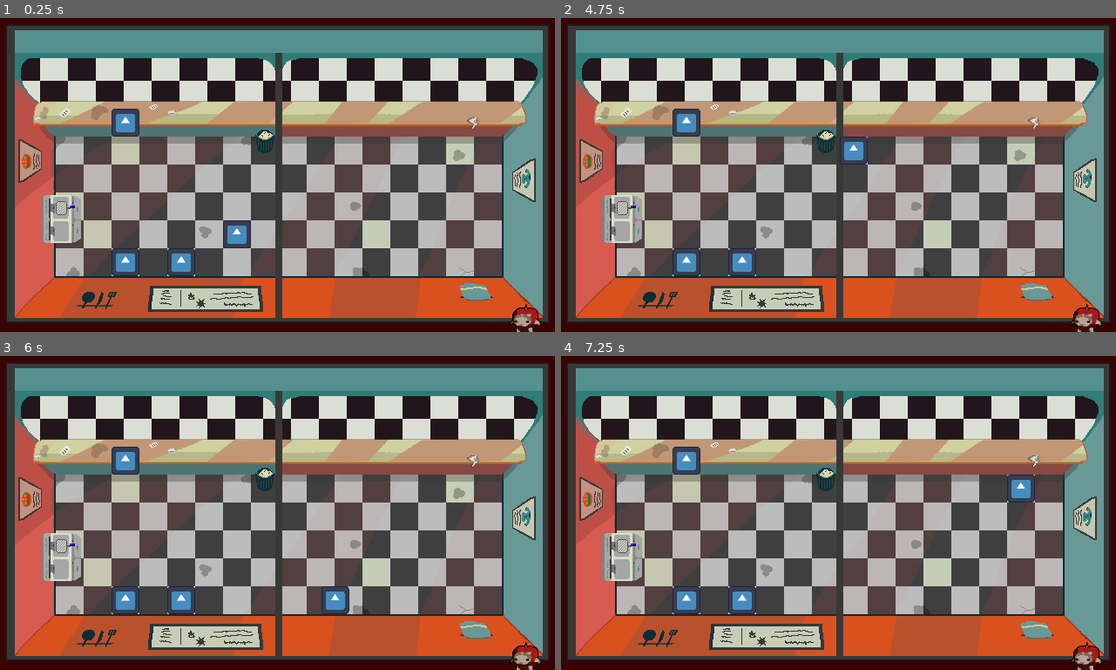
Above: before the commit, frames 1-4 (two rows, left to right).
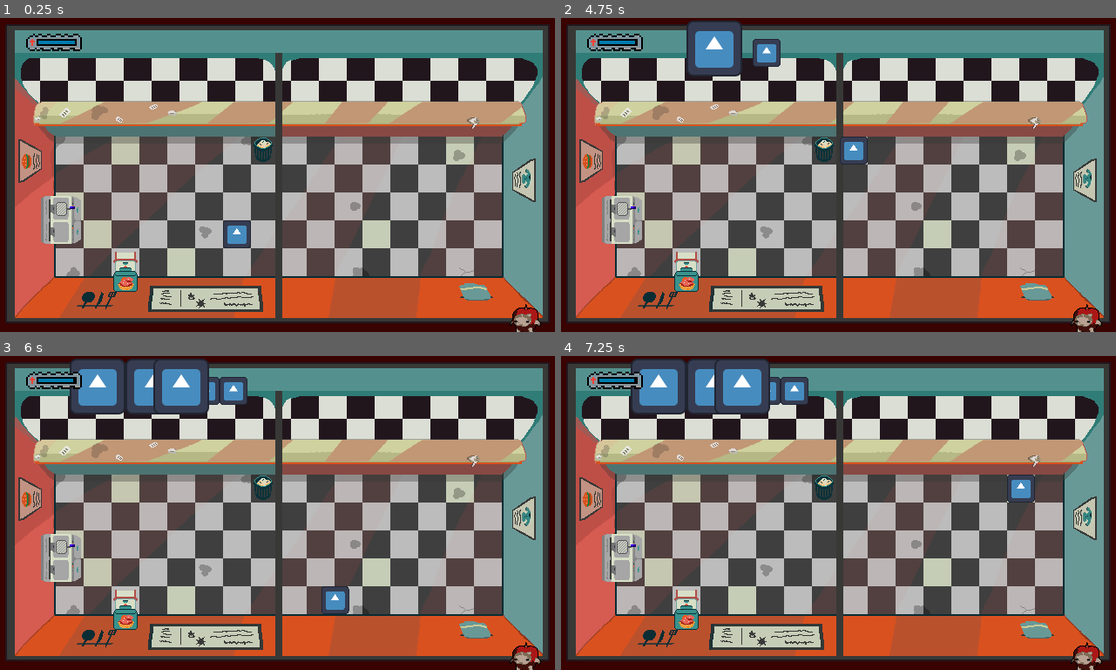
Above: after the commit, the same moments.

Repository: ElJulioGG/GHOST-GAME
Game: Godot game, scene res://scenes/test.tscn
Two runs of this game, one before a commit and one after it. Both use one fixed random seed, a clock stepped at 60 frames per second and the inputs below. Before the commit the project has no main scene; this scene is started directly in both runs. The engine's default icon, where the game draws it, is replaced by a stand-in: a white triangle on a blue panel in a dark square.
Inputs:
- Up to frame 1 (0.25 s): no input
- Up to frame 2 (4.75 s): tap Enter at 0.5, 2.75 s; hold Right (move_right) 0.53-1.28 s; tap E (interaction) every 0.75 s from 0.6 to 4.35 s; hold Down (move_down) 1.28-2.03 s; tap Space at 2 s; hold Right (move_right) 2.03-2.78 s; hold Up (move_up) 2.78-3.53 s; hold Left (move_left) from 3.53 s (still down)
- Up to frame 3 (6 s): release Left (move_left) at 5.03 s; hold Down (move_down) 5.03-5.78 s; tap E (interaction) at 5.1, 5.85 s; hold Right (move_right) from 5.78 s (still down)
- Up to frame 4 (7.25 s): release Right (move_right) at 6.53 s; hold Up (move_up) from 6.53 s (still down); tap E (interaction) at 6.6 s

The runs differ from the first frame. In frame 1, 2.5% of the frame differs, in the area x 4-50%, y 5-88%; in frame 2, 4.6%; in frame 3, 7.2%, in the area x 4-50%, y 0-88%; in frame 4, 7.2%.

Commit message:
tengo llamda ahorita, suerte!

Diff:
--- a/ghostgame/project.godot
+++ b/ghostgame/project.godot
@@ -11,6 +11,7 @@
 [application]
 
 config/name="GhostGame"
+run/main_scene="uid://vhwknpbt6o5u"
 config/features=PackedStringArray("4.4", "Mobile")
 config/icon="res://icon.svg"
 
--- a/ghostgame/scenes/interactables/burgertory/burger_stand_extension.gd
+++ b/ghostgame/scenes/interactables/burgertory/burger_stand_extension.gd
@@ -15,7 +15,6 @@
 	self.add_child(newMinigame)
 	_minigameRef = newMinigame
 	_minigameRef._interactableParent = self
-	_minigameRef.global_position = Vector2(144,280)
 
 func _burger_minigame_over(value : int)-> void:
 
--- a/ghostgame/scenes/interactables/burgertory/fryer.tscn
+++ b/ghostgame/scenes/interactables/burgertory/fryer.tscn
@@ -6,6 +6,7 @@
 [ext_resource type="Texture2D" uid="uid://crvv7itvsogrb" path="res://Assets/burgatorio-borrador/Ani CoKcion/fotograma0001.png" id="3_ejhbg"]
 [ext_resource type="Texture2D" uid="uid://cmk0egpm0gvay" path="res://Assets/burgatorio-borrador/Ani CoKcion/fotograma0002.png" id="4_hathm"]
 [ext_resource type="Texture2D" uid="uid://cde5hhi7qvjb2" path="res://Assets/burgatorio-borrador/Ani CoKcion/fotograma0003.png" id="5_5mn2y"]
+[ext_resource type="AudioStream" uid="uid://cutnhk56pkw8o" path="res://Assets/sound/freicion papas.ogg" id="7_ejhbg"]
 
 [sub_resource type="RectangleShape2D" id="RectangleShape2D_i8ya4"]
 size = Vector2(30, 60)
@@ -75,6 +76,10 @@
 wait_time = 2.0
 one_shot = true
 
+[node name="AudioStreamPlayer" type="AudioStreamPlayer" parent="."]
+stream = ExtResource("7_ejhbg")
+volume_db = -20.0
+
 [connection signal="body_entered" from="." to="." method="_on_body_entered"]
 [connection signal="body_exited" from="." to="." method="_on_body_exited"]
 [connection signal="timeout" from="FryerTimer" to="." method="_on_fryer_timer_timeout"]
--- a/ghostgame/scenes/interactables/burgertory/fryer_extension.gd
+++ b/ghostgame/scenes/interactables/burgertory/fryer_extension.gd
@@ -3,12 +3,14 @@
 @export_category("Fryer")
 @export var _fryTimer : Timer
 @export var _burnTimer : Timer
+@export var _ASP : AudioStreamPlayer
 
 @export var _onTime : bool = false
 
 func _start_frying() -> void:
 	_animSprite.play("frying")
 	_fryTimer.start()
+	_ASP.play()
 	# instantiate progress bar, give it same time as fry timer
 
 func _on_fryer_timer_timeout() -> void:
--- a/ghostgame/scenes/interactables/burgertory/icecream_machine.tscn
+++ b/ghostgame/scenes/interactables/burgertory/icecream_machine.tscn
@@ -1,8 +1,8 @@
 [gd_scene load_steps=6 format=3 uid="uid://ddigs7cuc7snn"]
 
 [ext_resource type="Script" uid="uid://o0g2561np48k" path="res://scenes/interactables/burgertory/icecream_machine_extension.gd" id="1_hxouw"]
-[ext_resource type="Texture2D" uid="uid://c2vrxx51010m6" path="res://icon.svg" id="2_5tqog"]
 [ext_resource type="PackedScene" uid="uid://dmdr3rcdoig81" path="res://scenes/minigames/icecream_minigame.tscn" id="2_s3ahi"]
+[ext_resource type="Texture2D" uid="uid://dj4kw0jo8he2v" path="res://Assets/burgatorio-borrador/otros/Maquina helado.png" id="3_s3ahi"]
 
 [sub_resource type="RectangleShape2D" id="RectangleShape2D_i8ya4"]
 size = Vector2(30, 30)
@@ -11,7 +11,7 @@
 animations = [{
 "frames": [{
 "duration": 1.0,
-"texture": ExtResource("2_5tqog")
+"texture": ExtResource("3_s3ahi")
 }],
 "loop": true,
 "name": &"default",
@@ -29,7 +29,8 @@
 debug_color = Color(0.922405, 0.733445, 0.573057, 0.42)
 
 [node name="InteractableAnimsprite" type="AnimatedSprite2D" parent="."]
-scale = Vector2(0.25, 0.25)
+texture_filter = 1
+position = Vector2(0, 8)
 sprite_frames = SubResource("SpriteFrames_i8ya4")
 
 [connection signal="body_entered" from="." to="." method="_on_body_entered"]
--- a/ghostgame/scenes/interactables/burgertory/icecream_machine_extension.gd
+++ b/ghostgame/scenes/interactables/burgertory/icecream_machine_extension.gd
@@ -21,13 +21,13 @@
 
 	match value:
 		0:
-			print("nada pasa!")
+			print()
 		1:
-			print("minijuego bueno")
+			globalScript._currentPlayer._give_pickup_to_player("res://scenes/pickups/icecream_pickup.tscn")
 		2:
-			print("minijuego malo")
+			globalScript._currentPlayer._give_pickup_to_player("res://scenes/pickups/bad_icecream_pickup.tscn")
 
-	self.remove_child(_minigameRef)
+	self.remove_child.call_deferred(_minigameRef)
 	_minigameRef.queue_free()
 	globalScript._currentPlayer._canAct = true
 	_canInteract = true
--- a/ghostgame/scenes/interactables/reception_desk/reception_desk.tscn
+++ b/ghostgame/scenes/interactables/reception_desk/reception_desk.tscn
@@ -1,40 +1,29 @@
-[gd_scene load_steps=5 format=3 uid="uid://b0cviker8absv"]
+[gd_scene load_steps=6 format=3 uid="uid://b0cviker8absv"]
 
 [ext_resource type="Script" uid="uid://166dyqfudn56" path="res://scenes/interactables/reception_desk/reception_desk_extension.gd" id="1_26uhr"]
 [ext_resource type="Texture2D" uid="uid://c2vrxx51010m6" path="res://icon.svg" id="2_ahhna"]
+[ext_resource type="AudioStream" uid="uid://drv1cwpbl3idh" path="res://Assets/sound/orden_correcta.ogg" id="3_5oruf"]
+[ext_resource type="AudioStream" uid="uid://dwwl3pvvfov1q" path="res://Assets/sound/orden_mala_2.ogg" id="4_41khk"]
 
 [sub_resource type="RectangleShape2D" id="RectangleShape2D_i8ya4"]
 size = Vector2(30, 30)
 
-[sub_resource type="SpriteFrames" id="SpriteFrames_i8ya4"]
-animations = [{
-"frames": [{
-"duration": 1.0,
-"texture": ExtResource("2_ahhna")
-}],
-"loop": true,
-"name": &"default",
-"speed": 5.0
-}]
-
-[node name="ReceptionDesk" type="Area2D" node_paths=PackedStringArray("_orderTimer", "_idleTimer", "_hitbox", "_animSprite")]
+[node name="ReceptionDesk" type="Area2D" node_paths=PackedStringArray("_clientSprite", "_orderSprite", "_orderTimer", "_idleTimer", "_hitbox", "_animSprite")]
 collision_layer = 2
 script = ExtResource("1_26uhr")
+_clientSprite = NodePath("ClientSprite")
+_orderSprite = NodePath("OrderSprite")
 _orderTimer = NodePath("OrderTimer")
 _idleTimer = NodePath("IdleTimer")
 _possibleOrders = Array[String](["FRIES", "ICECREAM", "BURGER"])
 _orderWeights = Array[float]([50.0, 30.0, 20.0])
 _hitbox = NodePath("InteractableHitbox")
-_animSprite = NodePath("InteractableAnimsprite")
+_animSprite = NodePath("")
 
 [node name="InteractableHitbox" type="CollisionShape2D" parent="."]
 position = Vector2(0, 32)
 shape = SubResource("RectangleShape2D_i8ya4")
 debug_color = Color(0.834599, 0.00130627, 0.93523, 0.42)
-
-[node name="InteractableAnimsprite" type="AnimatedSprite2D" parent="."]
-scale = Vector2(0.25, 0.25)
-sprite_frames = SubResource("SpriteFrames_i8ya4")
 
 [node name="OrderTimer" type="Timer" parent="."]
 process_callback = 0
@@ -44,7 +33,22 @@
 [node name="IdleTimer" type="Timer" parent="."]
 wait_time = 5.0
 one_shot = true
-autostart = true
+
+[node name="ClientSprite" type="Sprite2D" parent="."]
+position = Vector2(0, -85)
+scale = Vector2(0.5, 0.5)
+texture = ExtResource("2_ahhna")
+
+[node name="OrderSprite" type="Sprite2D" parent="."]
+position = Vector2(60, -80)
+scale = Vector2(0.25, 0.25)
+texture = ExtResource("2_ahhna")
+
+[node name="Good" type="AudioStreamPlayer" parent="."]
+stream = ExtResource("3_5oruf")
+
+[node name="Bad" type="AudioStreamPlayer" parent="."]
+stream = ExtResource("4_41khk")
 
 [connection signal="body_entered" from="." to="." method="_on_body_entered"]
 [connection signal="body_exited" from="." to="." method="_on_body_exited"]
--- a/ghostgame/scenes/interactables/reception_desk/reception_desk_extension.gd
+++ b/ghostgame/scenes/interactables/reception_desk/reception_desk_extension.gd
@@ -1,14 +1,19 @@
 extends Interactable
 
 @export_category("Reception Desk")
+@export var _clientSprite : Sprite2D
+@export var _orderSprite : Sprite2D
+
 @export var _orderTimer : Timer
 @export var _idleTimer : Timer
 @export var _possibleOrders : Array[String]
 @export var _orderWeights : Array[float]
 var _desiredOrder : String
 
+@export var _ASP1 : AudioStreamPlayer
+@export var _ASP2 : AudioStreamPlayer
+
 func _on_idle_timer_timeout() -> void:
-	print("idle stopped, picking...")
 	_pick_new_order()
 	print(_desiredOrder)
 
@@ -24,7 +29,21 @@
 			# Activate interaction and the ordertimer
 			_canInteract = true
 			_orderTimer.start()
+
+			# picking sprite
+			var newSprite = load("res://icon.svg")
+			_clientSprite.texture = newSprite
+			_clientSprite.visible = true
+			_orderSprite.visible = true
+
 			return
+
+
+	# picking sprite
+	var newSprite = load("res://icon.svg")
+	_clientSprite.texture = newSprite
+	_clientSprite.visible = true
+	_orderSprite.visible = true
 
 	#failsafe
 	_desiredOrder = _possibleOrders[0]
@@ -33,21 +52,23 @@
 	return
 
 func _on_order_timer_timeout() -> void:
-	print("order missed")
 	_fail_order()
 
 func _fail_order() -> void:
 
-	# fail conditions go here
-	print("order failed! idling...")
+	globalScript._currentScene._pbar.value -= 5
 
+	_ASP2.play()
+
+	_idleTimer.wait_time = globalScript._globalRng.randf_range(3.0,15.0)
 	_canInteract = false
 	_idleTimer.start()
 
 func _succeed_order() -> void:
-	# fail conditions go here
-	print("order is good! idling...")
+	_ASP1.play()
+	globalScript._currentScene._pbar.value += 3
 
+	_idleTimer.wait_time = globalScript._globalRng.randf_range(3.0,15.0)
 	_canInteract = false
 	_idleTimer.start()
 
@@ -56,18 +77,29 @@
 	var offer : Pickup = globalScript._currentPlayer._recieve_pickup_from_player()
 
 	if offer == null:
-		print("nothing to offer...")
 		_canInteract = true
 		return
 	else:
 		_compare_offering(offer)
 
 func _compare_offering(offer : Pickup):
+
+	_clientSprite.visible = false
+	_orderSprite.visible = false
+
 	if offer._pickupName == _desiredOrder:
 		_succeed_order()
 	else:
 		_fail_order()
 
 func _ready() -> void:
+
+	_clientSprite.visible = false
+	_orderSprite.visible = false
+
+	_idleTimer.wait_time = globalScript._globalRng.randf_range(3.0,10.0)
+
+	_idleTimer.start()
+
 	_canInteract = false
 	_whenInteracted = _interact_with_client
--- a/ghostgame/scenes/interactables/trashcan/trashcan.tscn
+++ b/ghostgame/scenes/interactables/trashcan/trashcan.tscn
@@ -33,7 +33,7 @@
 
 [node name="InteractableAnimsprite" type="AnimatedSprite2D" parent="."]
 texture_filter = 1
-position = Vector2(-11, 0)
+position = Vector2(-1, 2)
 rotation = -1.5708
 sprite_frames = SubResource("SpriteFrames_rv8qf")
 
--- /dev/null
+++ b/ghostgame/scenes/level_script.gd
@@ -0,0 +1,12 @@
+extends Node2D
+
+@export var _pbar : TextureProgressBar
+
+func _physics_process(delta: float) -> void:
+	_pbar.value -= 0.02
+
+	if _pbar.value <= 0:
+
+		print("game over!")
+
+		self.process_mode = Node.PROCESS_MODE_DISABLED
--- a/ghostgame/scenes/minigames/burger_mingame.tscn
+++ b/ghostgame/scenes/minigames/burger_mingame.tscn
@@ -16,26 +16,21 @@
 _tomButton = NodePath("Tomate")
 _quesButton = NodePath("Queso")
 
-[node name="Panel" type="Panel" parent="."]
+[node name="CanvasLayer" type="CanvasLayer" parent="."]
+
+[node name="Panel" type="Panel" parent="CanvasLayer"]
 offset_left = -10.0
 offset_top = -10.0
 offset_right = 849.0
 offset_bottom = 489.0
 
-[node name="Panel2" type="Panel" parent="Panel"]
+[node name="Panel2" type="Panel" parent="CanvasLayer/Panel"]
 layout_mode = 0
 offset_left = 110.0
 offset_top = 60.0
 offset_right = 526.0
 offset_bottom = 316.0
 theme_override_styles/panel = SubResource("StyleBoxFlat_ji5cu")
-
-[node name="QuemadoTimer" type="Timer" parent="."]
-wait_time = 18.0
-one_shot = true
-
-[node name="CocidoTimer" type="Timer" parent="."]
-wait_time = 12.0
 
 [node name="CookButton" type="Button" parent="."]
 offset_left = 255.0
@@ -91,8 +86,13 @@
 offset_right = 8.0
 offset_bottom = 8.0
 
-[connection signal="timeout" from="QuemadoTimer" to="." method="_on_quemado_timer_timeout"]
-[connection signal="timeout" from="CocidoTimer" to="." method="_on_cocido_timer_timeout"]
+[node name="CocidoTimer" type="Timer" parent="."]
+wait_time = 12.0
+
+[node name="QuemadoTimer" type="Timer" parent="."]
+wait_time = 18.0
+one_shot = true
+
 [connection signal="toggled" from="CookButton" to="." method="_on_burguer_button_toggled"]
 [connection signal="pressed" from="XButton" to="." method="_on_x_button_pressed"]
 [connection signal="pressed" from="Lechuga" to="." method="_on_lechuga_pressed"]
@@ -101,3 +101,5 @@
 [connection signal="pressed" from="Tomate" to="." method="_on_tomate_pressed"]
 [connection signal="pressed" from="Mandar" to="." method="_on_mandar_pressed"]
 [connection signal="pressed" from="Reset" to="." method="_on_reset_pressed"]
+[connection signal="timeout" from="CocidoTimer" to="." method="_on_cocido_timer_timeout"]
+[connection signal="timeout" from="QuemadoTimer" to="." method="_on_quemado_timer_timeout"]
--- a/ghostgame/scenes/minigames/burger_minigame_script.gd
+++ b/ghostgame/scenes/minigames/burger_minigame_script.gd
@@ -35,10 +35,7 @@
 	_cookButton.disabled = true
 
 func _on_x_button_pressed() -> void:
-	lista = ingredientes.duplicate()
-	lista.shuffle()
-	print("Lista mandada")
-	print(lista)
+	_interactableParent._burger_minigame_over(0)
 
 func _on_lechuga_pressed() -> void:
 	ordenar.append("lechuga") # Replace with function body.
--- a/ghostgame/scenes/minigames/icecream_minigame.tscn
+++ b/ghostgame/scenes/minigames/icecream_minigame.tscn
@@ -5,7 +5,7 @@
 [sub_resource type="StyleBoxFlat" id="StyleBoxFlat_gnnud"]
 bg_color = Color(0, 0, 0, 1)
 
-[node name="PrimitiveMinigame" type="Node2D" node_paths=PackedStringArray("_excededTimer", "_completedTimer", "_closeButton", "_fillButton")]
+[node name="IceCreamMinigame" type="Node2D" node_paths=PackedStringArray("_excededTimer", "_completedTimer", "_closeButton", "_fillButton")]
 script = ExtResource("1_dq53i")
 _excededTimer = NodePath("ExcededTimer")
 _completedTimer = NodePath("CompletedTimer")
@@ -45,7 +45,7 @@
 text = "Helado"
 
 [node name="ExcededTimer" type="Timer" parent="."]
-wait_time = 2.0
+wait_time = 0.4
 one_shot = true
 
 [node name="CompletedTimer" type="Timer" parent="."]
--- a/ghostgame/scenes/minigames/icecream_minigame_script.gd
+++ b/ghostgame/scenes/minigames/icecream_minigame_script.gd
@@ -10,7 +10,6 @@
 var _interactableParent : Interactable = null
 
 func _on_fill_button_button_down() -> void:
-	print("inicio de helado")
 	_completedTimer.start()
 
 func _on_fill_button_button_up() -> void:
@@ -25,7 +24,6 @@
 	_check_status()
 
 func _check_status() -> void:
-	print("fin de helado")
 	_completedTimer.stop()
 	_excededTimer.stop()
 	_fillButton.disabled = true
--- /dev/null
+++ b/ghostgame/scenes/pickups/bad_icecream_pickup.tscn
@@ -0,0 +1,10 @@
+[gd_scene load_steps=3 format=3 uid="uid://cn7ci4a7qbi6a"]
+
+[ext_resource type="Texture2D" uid="uid://dpotst12o510p" path="res://Assets/burgatorio-borrador/Helado sprite (malo).png" id="1_db1j1"]
+[ext_resource type="Script" uid="uid://dj0o4cr5x0je4" path="res://scenes/pickups/pickup_script.gd" id="1_oms4m"]
+
+[node name="BadIcecreamPickup" type="Sprite2D"]
+texture_filter = 1
+texture = ExtResource("1_db1j1")
+script = ExtResource("1_oms4m")
+_pickupName = "SHIT"
--- /dev/null
+++ b/ghostgame/scenes/pickups/icecream_pickup.tscn
@@ -0,0 +1,10 @@
+[gd_scene load_steps=3 format=3 uid="uid://dxlj1f0bt10yy"]
+
+[ext_resource type="Texture2D" uid="uid://ldrkp2yjhxfm" path="res://Assets/burgatorio-borrador/Helado sprite.png" id="1_gl1vn"]
+[ext_resource type="Script" uid="uid://dj0o4cr5x0je4" path="res://scenes/pickups/pickup_script.gd" id="1_vw3uf"]
+
+[node name="IceCreamPickup" type="Sprite2D"]
+texture_filter = 1
+texture = ExtResource("1_gl1vn")
+script = ExtResource("1_vw3uf")
+_pickupName = "ICECREAM"
--- a/ghostgame/scenes/pickups/pickup.tscn
+++ b/ghostgame/scenes/pickups/pickup.tscn
@@ -3,4 +3,5 @@
 [ext_resource type="Script" uid="uid://dj0o4cr5x0je4" path="res://scenes/pickups/pickup_script.gd" id="1_p3l0o"]
 
 [node name="Pickup" type="Sprite2D"]
+texture_filter = 1
 script = ExtResource("1_p3l0o")
--- a/ghostgame/scenes/test.tscn
+++ b/ghostgame/scenes/test.tscn
@@ -1,12 +1,15 @@
-[gd_scene load_steps=13 format=3 uid="uid://vhwknpbt6o5u"]
+[gd_scene load_steps=16 format=3 uid="uid://vhwknpbt6o5u"]
 
 [ext_resource type="PackedScene" uid="uid://bgf14ja037s15" path="res://scenes/player/player_scene.tscn" id="1_errlg"]
+[ext_resource type="Script" uid="uid://cagyh4socn5ej" path="res://scenes/level_script.gd" id="1_jcd4p"]
 [ext_resource type="Texture2D" uid="uid://okyej7bvvjso" path="res://Assets/Backgrounds/BASE MC FANTASMA(1).png" id="1_lpvoh"]
 [ext_resource type="PackedScene" uid="uid://dqaae122iqax5" path="res://scenes/interactables/burgertory/fryer.tscn" id="2_bl13t"]
 [ext_resource type="PackedScene" uid="uid://b0cviker8absv" path="res://scenes/interactables/reception_desk/reception_desk.tscn" id="3_iyx0m"]
 [ext_resource type="PackedScene" uid="uid://c5s8cnpcmkixs" path="res://scenes/interactables/trashcan/trashcan.tscn" id="4_74lek"]
 [ext_resource type="PackedScene" uid="uid://ddigs7cuc7snn" path="res://scenes/interactables/burgertory/icecream_machine.tscn" id="6_lpvoh"]
-[ext_resource type="PackedScene" uid="uid://bbsufspuw6h2y" path="res://scenes/interactables/burgertory/burger_stand.tscn" id="7_at5dv"]
+[ext_resource type="Texture2D" uid="uid://cdprtjxct5ini" path="res://Assets/HUD/vial/pixil-frame-0.png" id="9_uacia"]
+[ext_resource type="Texture2D" uid="uid://dqtf27jdxxae" path="res://Assets/n.png" id="10_ajshl"]
+[ext_resource type="Texture2D" uid="uid://cdmld5kkd3y6x" path="res://Assets/a.png" id="11_ghpyy"]
 
 [sub_resource type="RectangleShape2D" id="RectangleShape2D_j5jx5"]
 size = Vector2(32, 1000)
@@ -23,7 +26,10 @@
 [sub_resource type="RectangleShape2D" id="RectangleShape2D_yk7ts"]
 size = Vector2(10, 1000)
 
-[node name="Test" type="Node2D"]
+[node name="Test" type="Node2D" node_paths=PackedStringArray("_pbar")]
+script = ExtResource("1_jcd4p")
+_pbar = NodePath("TextureProgressBar")
+metadata/_edit_vertical_guides_ = [48.0, 132.0]
 
 [node name="Background" type="Sprite2D" parent="."]
 texture_filter = 1
@@ -60,18 +66,49 @@
 [node name="Player" parent="." instance=ExtResource("1_errlg")]
 position = Vector2(272, 248)
 
-[node name="ReceptionDesk" parent="." instance=ExtResource("3_iyx0m")]
+[node name="Orders" type="Node2D" parent="."]
+
+[node name="ReceptionDesk" parent="Orders" instance=ExtResource("3_iyx0m")]
 position = Vector2(144, 120)
 
-[node name="Fryer" parent="." instance=ExtResource("2_bl13t")]
-position = Vector2(71, 231)
+[node name="ReceptionDesk2" parent="Orders" instance=ExtResource("3_iyx0m")]
+position = Vector2(112, 120)
 
-[node name="TrashCan" parent="." instance=ExtResource("4_74lek")]
+[node name="ReceptionDesk3" parent="Orders" instance=ExtResource("3_iyx0m")]
+position = Vector2(176, 120)
+
+[node name="ReceptionDesk4" parent="Orders" instance=ExtResource("3_iyx0m")]
+position = Vector2(208, 120)
+_orderWeights = Array[float]([100.0, 0.0, 0.0])
+
+[node name="Machines" type="Node2D" parent="."]
+
+[node name="TrashCan" parent="Machines" instance=ExtResource("4_74lek")]
 position = Vector2(304, 152)
 rotation = 1.5708
 
-[node name="IceCreamMachine" parent="." instance=ExtResource("6_lpvoh")]
+[node name="IceCreamMachine" parent="Machines" instance=ExtResource("6_lpvoh")]
 position = Vector2(144, 280)
 
-[node name="BurgerStand" parent="." instance=ExtResource("7_at5dv")]
-position = Vector2(208, 280)
+[node name="Fryer" parent="Machines" instance=ExtResource("2_bl13t")]
+position = Vector2(71, 232)
+
+[node name="ProgressBar" type="Sprite2D" parent="."]
+z_index = 1000
+texture_filter = 1
+position = Vector2(62, 32)
+scale = Vector2(2, 2)
+texture = ExtResource("9_uacia")
+
+[node name="TextureProgressBar" type="TextureProgressBar" parent="."]
+z_index = 4096
+offset_left = 44.0
+offset_top = 26.0
+offset_right = 128.0
+offset_bottom = 34.0
+scale = Vector2(0.5, 0.5)
+max_value = 200.0
+step = 0.01
+value = 200.0
+texture_under = ExtResource("10_ajshl")
+texture_progress = ExtResource("11_ghpyy")
Binary file added: ghostgame/Assets/a.png
Not shown, added: ghostgame/Assets/a.png.import
Binary file added: ghostgame/Assets/burgatorio-borrador/Helado sprite (malo).png
Not shown, added: ghostgame/Assets/burgatorio-borrador/Helado sprite (malo).png.import
Binary file added: ghostgame/Assets/burgatorio-borrador/Helado sprite.png
Not shown, added: ghostgame/Assets/burgatorio-borrador/Helado sprite.png.import
Binary file added: ghostgame/Assets/burgatorio-borrador/otros/Maquina helado.png
Not shown, added: ghostgame/Assets/burgatorio-borrador/otros/Maquina helado.png.import
Binary file added: ghostgame/Assets/n.png
Not shown, added: ghostgame/Assets/n.png.import
Not shown, added: ghostgame/Assets/sound/burguer.ogg.import
Not shown, added: ghostgame/Assets/sound/freicion papas.ogg.import
(and 22 more such lines)
